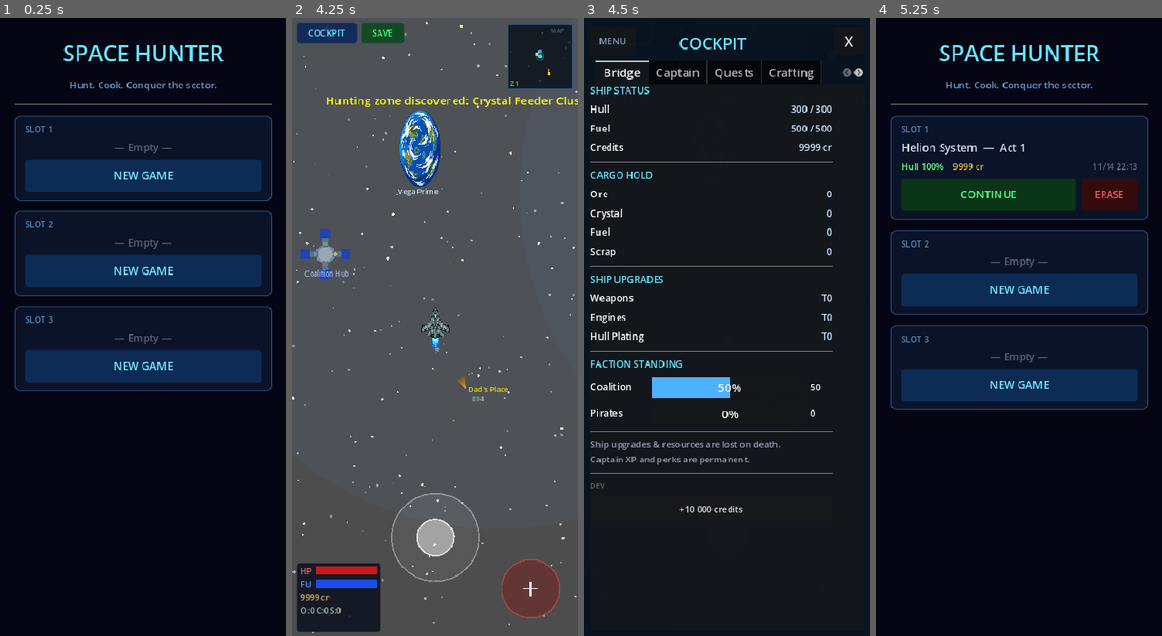
Above: before the commit, frames 1-4 (left to right).
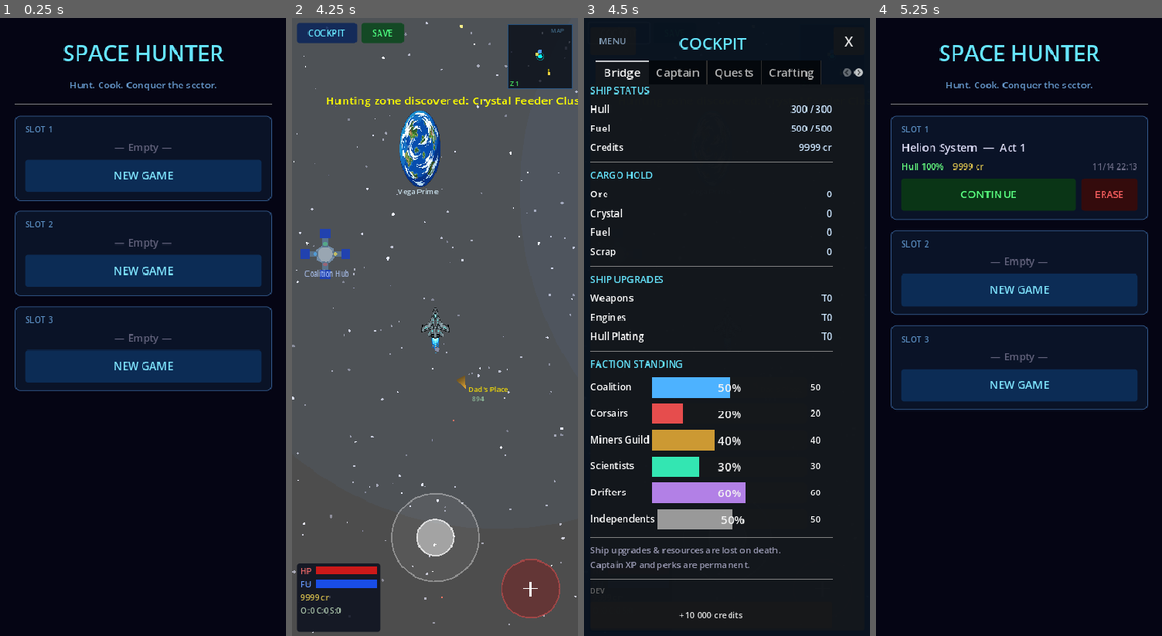
Above: after the commit, the same moments.

Repository: ichizh8/space-game-rt
Game: Godot game, scene res://scenes/main_menu.tscn
Same seed, same stepped clock (60 frames per second), same inputs: the game is played once before the commit and once after it.
Inputs:
- Up to frame 1 (0.25 s): no input
- Up to frame 2 (4.25 s): click "NEW GAME" at 0.5 s; click "COCKPIT" at 1.25 s; click "TAP TO CONTINUE" at 2 s; click "TAP TO CONTINUE" at 2.75 s; click "GOT IT" at 3.5 s
- Up to frame 3 (4.5 s): click "COCKPIT" at 4.25 s
- Up to frame 4 (5.25 s): click "MENU" at 5 s

Frames 1-2 are identical in both runs. In frame 3, 6.0% of the frame differs, in the area x 2-88%, y 62-98%; in frame 4, nothing differs.

Commit message:
v72: cockpit faction standing — show all 6 factions with correct keys and colors

Diff:
--- a/scripts/cockpit.gd
+++ b/scripts/cockpit.gd
@@ -426,8 +426,12 @@
 	var sec4 := _make_section_label("FACTION STANDING")
 	vbox.add_child(sec4)
 	var faction_data := [
-		["Coalition", GameState.faction_rep.get("coalition", 50), Color(0.3, 0.7, 1.0)],
-		["Pirates", GameState.faction_rep.get("pirates", 0), Color(0.9, 0.3, 0.3)],
+		["Coalition",    GameState.faction_rep.get("coalition",   50), Color(0.3, 0.7, 1.0)],
+		["Corsairs",     GameState.faction_rep.get("corsairs",    30), Color(0.9, 0.3, 0.3)],
+		["Miners Guild", GameState.faction_rep.get("miners",      50), Color(0.8, 0.6, 0.2)],
+		["Scientists",   GameState.faction_rep.get("scientists",  50), Color(0.2, 0.9, 0.7)],
+		["Drifters",     GameState.faction_rep.get("drifters",    50), Color(0.7, 0.5, 0.9)],
+		["Independents", GameState.faction_rep.get("independents",50), Color(0.6, 0.6, 0.6)],
 	]
 	for fd in faction_data:
 		var f_row := HBoxContainer.new()
Not shown, changed: web-export/index.html
Not shown, changed: web-export/index.pck
